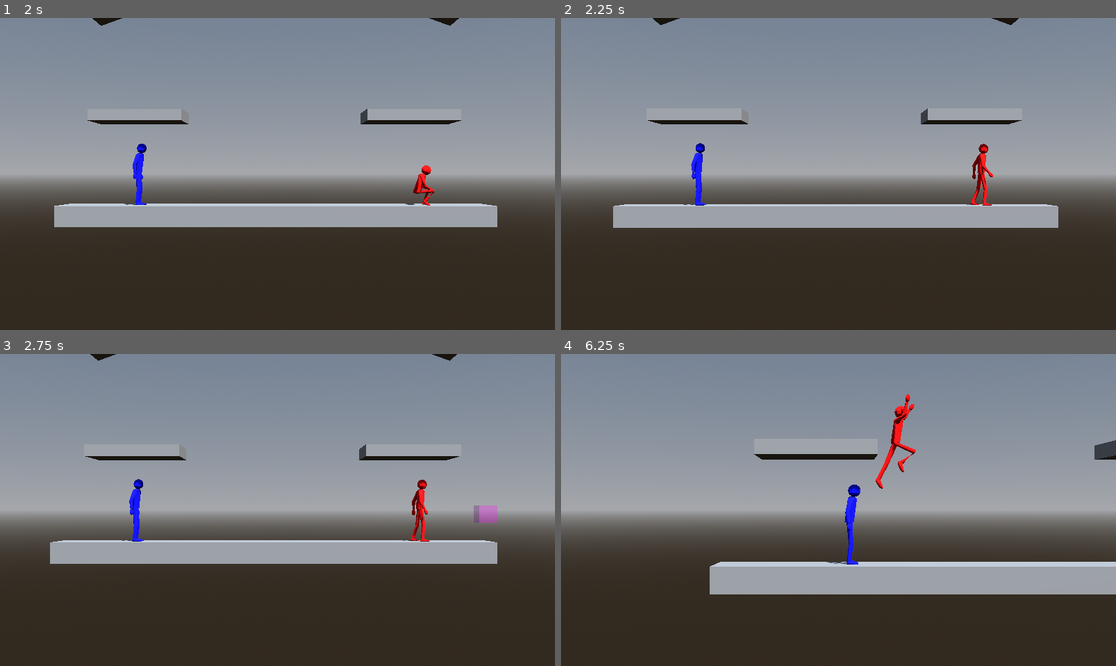
Above: before the commit, frames 1-4 (two rows, left to right).
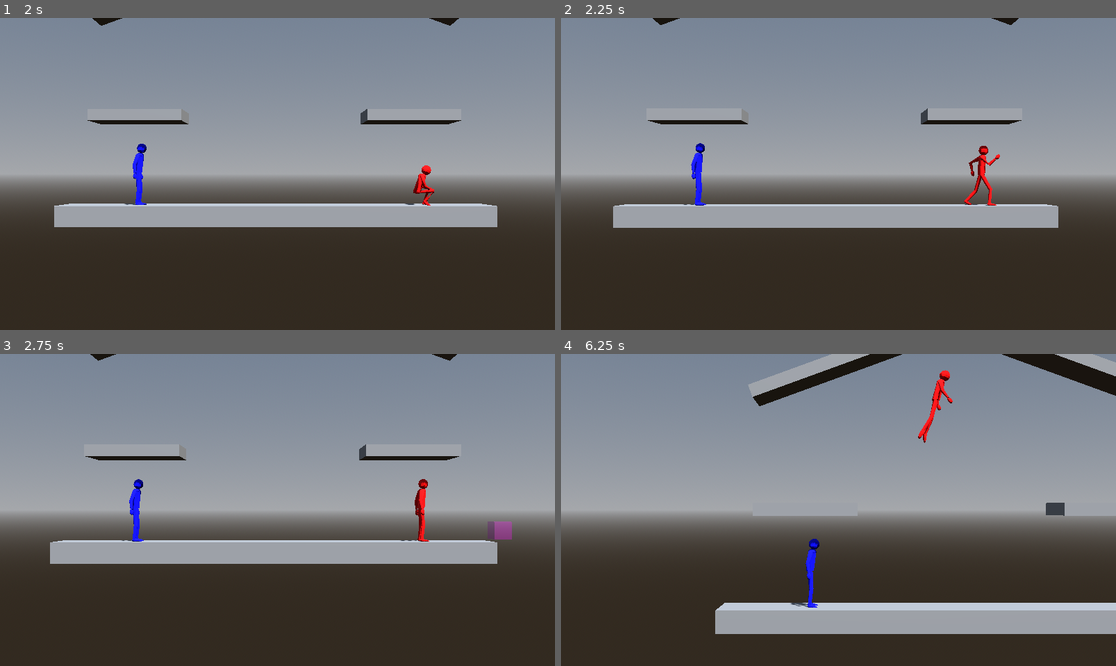
Above: after the commit, the same moments.

Repository: CocoMarck/SuperSmashTux
Game: Godot game, scene res://scenes/main.tscn
Same seed, same stepped clock (60 frames per second), same inputs: the game is played once before the commit and once after it.
Inputs:
- Up to frame 1 (2 s): hold Right (player1_move_right) 0.53-1.28 s; tap K (player1_attack) at 0.6 s; tap / (player1_jump) at 0.77, 1.52 s; hold Down (player1_move_down) from 1.28 s (still down); tap O (player1_grab) at 1.35 s
- Up to frame 2 (2.25 s): release Down (player1_move_down) at 2.03 s; hold Right (player1_move_right) from 2.03 s (still down); tap L (player1_power_attack) at 2.1 s
- Up to frame 3 (2.75 s): keep holding Right (player1_move_right)
- Up to frame 4 (6.25 s): release Right (player1_move_right) at 2.78 s; hold Up (player1_move_up) 2.78-3.53 s; tap P (player1_shield) at 2.85 s; tap / (player1_jump) at 3.02, 3.77, 4.52, 6.02 s; hold . (player1_walk) 3.53-4.28 s; hold Left (player1_move_left) 3.53-5.03 s; tap G (player2_attack) at 4.35 s; hold Down (player1_move_down) 5.03-5.78 s; tap H (player2_grab) at 5.1 s; hold Right (player1_move_right) from 5.78 s (still down); tap S (player2_move_down) at 5.85 s

Frame 1 is identical in both runs. In frame 2, 0.4% of the frame differs, in the area x 72-80%, y 40-61%; in frame 3, 0.7%; in frame 4, 20%, in the area x 26-100%, y 0-90%.

Commit message:
Contar veces precinando abajo, para desencer mas rapido, o traspasar plataforma.

Diff:
--- a/scripts/fighter.gd
+++ b/scripts/fighter.gd
@@ -456,6 +456,7 @@
 	# Inicializar ataque
 	_attack_count = 0 ## Contador de combo, si es que tiene.
 	_spawned_hitbox_ids.clear() ## Cada que se pone direccion de ataque, poner el clear de los hitbox id spawneados. Para poder spawnear varios si es que se requiere
+	_air_jump_time = 0 ## Quitar animacion de salto en el aire si es que existe.
 
 
 func _cancel_attack(signals: VerticalForceSignals, states: MoveStates):
@@ -582,7 +583,7 @@
 		if hitbox_time >= time_ratio:
 			_clean_hitboxes_damages()
 			var direction = Vector3(0,0,0)
-			direction.x = hitbox_move.direction.x * _x_not_zero_value
+			direction.x = hitbox_move.direction.x * _last_x_direction
 			direction.y = hitbox_move.direction.y * 0.1
 			if hitbox_time < time_ratio+hitbox_move.duration:
 				# Solo spawnear hitbox si no esta repetido. Se hace con id.
@@ -916,6 +917,8 @@
 		_hitstun_anim(delta, frame.vertical_force_signals)
 	elif _heavy_hitstun_active():
 		_heavy_hitstun_anim(delta, frame.vertical_force_signals)
+	elif _knocked_out():
+		_animation_player.play("knocked_out")
 	elif _holding_onto_the_ledge():
 		_ledge_grab_anim(delta)
 	elif _attacking():
--- a/scripts/helpers/game_balance.gd
+++ b/scripts/helpers/game_balance.gd
@@ -14,6 +14,7 @@
 
 # Person | Input
 const INPUT_BUFFER_WINDOW: float = 0.15
+const TIMES_PRESSING_DOWN: int = 2
 
 # Person | Agarre de orillas.
 const LEDGE_HANG_OFFSET := 0.3     # que tan separado de la orilla se queda colgado
--- a/scripts/person.gd
+++ b/scripts/person.gd
@@ -53,8 +53,13 @@
 var _knockback_friction: float = 20.0
 
 # Propiedades privadas | Multiples saltos
-var _max_jumps = 1
-var _jump_count = 0
+var _max_jumps : int = 1
+var _jump_count : int = 0
+
+# Propiedades privadas | Bajar de plataforma, o bajar rápido.
+var _down_count : int = 0
+var _last_can_down_hard : bool = false
+var _last_on_floor : bool = false
 
 # Propiedadas privadas | Estados posición
 var _direction: Vector3 = Vector3.ZERO
@@ -327,6 +332,9 @@
 func taking_damage() -> bool:
 	return _knockback_active() or _heavy_hitstun_active()
 
+func _can_down_hard():
+	return _down_count >= GameBalance.TIMES_PRESSING_DOWN
+
 func _move(delta: float, signals: VerticalForceSignals) -> MoveSignals:
 	'''
 	Movimientos.
@@ -365,18 +373,36 @@
 		if (_down_pressed or _up_pressed or _left_pressed or _right_pressed):
 			_direction_buffer_timer = GameBalance.INPUT_BUFFER_WINDOW
 
+
 	# Variables | Direccion de movimiento horizontal
 	# Solo actualizar direccion en el piso.
 	_direction = _get_move_direction()
 
-	# En caida | Descender o no mas rapido.
+	# En caida | Descender o no mas rapido. Traspasar one way platform o no.
+	if _down_pressed: # Contar veces precinando abajo.
+		_down_count += 1
+
 	if signals.on_floor:
 		_fall_acceleration_multiplier = 1
-	else:
-		if _move_down:
+		# Resetear conteo por first frame on floor
+		if _last_on_floor == false:
+			_down_count = 0
+		_last_on_floor = true
+	else:
+		if _can_down_hard():
 			_fall_acceleration_multiplier = 2
 		if can_jump:
 			_fall_acceleration_multiplier = 1
+		_last_on_floor = false
+		# Resetear conteo por first frame en el aire.
+		if _air_count == delta:
+			_down_count = 0
+
+	# Reiniciar conteo `can_down_hard`. Establecer ultimo estado de bajada rapida.
+	_last_can_down_hard = false
+	if _can_down_hard():
+		_down_count = 0
+		_last_can_down_hard = true
 
 	# En el piso
 	if signals.on_floor:
@@ -807,7 +833,7 @@
 	Agrupa gravity move states.
 	'''
 	var vertical_force_signals = _vertical_force(
-		delta, (_down_pressed and _heavy_hitstun_active() == false), _fall_acceleration_multiplier
+		delta, (_last_can_down_hard and _heavy_hitstun_active() == false), _fall_acceleration_multiplier
 	)
 	var move_signals = _move(delta, vertical_force_signals)
 	var move_states = _get_move_states(move_signals)
@@ -871,6 +897,8 @@
 		_hitstun_anim(delta, frame.vertical_force_signals)
 	elif _heavy_hitstun_active():
 		_heavy_hitstun_anim(delta, frame.vertical_force_signals)
+	elif _knocked_out():
+		_animation_player.play("knocked_out")
 	elif _holding_onto_the_ledge():
 		_ledge_grab_anim(delta)
 	else:
--- a/scripts/player.gd
+++ b/scripts/player.gd
@@ -40,4 +40,4 @@
 	_walk = Input.is_action_pressed(input_map.walk)
 	_grab = Input.is_action_just_pressed(input_map.grab)
 	_shield = Input.is_action_pressed(input_map.shield)
-	_power_attack = Input.is_action_pressed(input_map.power_attack)
+	_power_attack = Input.is_action_just_pressed(input_map.power_attack)
--- a/scripts/power_fighter.gd
+++ b/scripts/power_fighter.gd
@@ -7,15 +7,51 @@
 # Propiedades privadas | Power attacks
 var _power_attacks: PowerAttacks = PowerAttacks.new({
 	"standard" : FightMove.new({
-		"name": &"neutral_attack1", "duration": 0.625, "speed": Vector3(0,0,0),
-		"air_attack": false,
+		"name": &"power_attack", "duration": 0.5833, "speed": Vector3(0,0,0),
+		"air_attack": false, "override_horizontal_move": true,
 		"hitboxes_moves": [
 			HitboxMove.new({
 				"id": 1, "damage": 10, "size": Vector3(0.5,0.5,0.5),
 				"position": Vector3(0.8,0.3,0), "direction": Vector3(0.25,0.3,0),
-				"init_time_ratio": 0.6, "duration": 2.0,
+				"init_time_ratio": 0.5, "duration": 2.0,
 				"use_gravity": true, "speed": 20, "bounce": true, "bounce_impulse": 8.0, "fall_acceleration": 20,
 			})
+		]
+	}),
+	"down": FightMove.new({
+		"name": &"down_power_attack", "duration": 0.8333, "speed": Vector3(0,0,0),
+		"air_attack": false, "override_horizontal_move": true,
+		"hitboxes_moves": [
+			HitboxMove.new({
+				"id": 1, "damage": 5, "size": Vector3(0.5,0.5,0.5),
+				"position": Vector3(0.8,0.3,0), "direction": Vector3(-1,0.25,0),
+				"init_time_ratio": 0.15, "duration": 0.1
+			}),
+			HitboxMove.new({
+				"id": 2, "damage": 5, "size": Vector3(0.5,0.5,0.5),
+				"position": Vector3(-0.8,0.3,0), "direction": Vector3(1,0.25,0),
+				"init_time_ratio": 0.15, "duration": 0.1
+			}),
+			HitboxMove.new({
+				"id": 3, "damage": 5, "size": Vector3(0.5,0.5,0.5),
+				"position": Vector3(0.8,0.3,0), "direction": Vector3(-1,0.25,0),
+				"init_time_ratio": 0.35, "duration": 0.1
+			}),
+			HitboxMove.new({
+				"id": 4, "damage": 5, "size": Vector3(0.5,0.5,0.5),
+				"position": Vector3(-0.8,0.3,0), "direction": Vector3(1,0.25,0),
+				"init_time_ratio": 0.35, "duration": 0.1
+			}),
+			HitboxMove.new({
+				"id": 5, "damage": 5, "size": Vector3(0.5,0.5,0.5),
+				"position": Vector3(0.8,0.3,0), "direction": Vector3(-1,1,0),
+				"init_time_ratio": 0.4, "duration": 0.1
+			}),
+			HitboxMove.new({
+				"id": 6, "damage": 5, "size": Vector3(0.5,0.5,0.5),
+				"position": Vector3(-0.8,0.3,0), "direction": Vector3(1,1,0),
+				"init_time_ratio": 0.4, "duration": 0.1
+			}),
 		]
 	}),
 	"up" : FightMove.new({
@@ -29,6 +65,54 @@
 				"position": Vector3(0.3,0.9,0), "direction": Vector3(0.75,0.75,0),
 				"init_time_ratio": 0.5, "duration": 0.2
 			})
+		]
+	}),
+	"air_standard" : FightMove.new({
+		"name": &"air_power_attack", "duration": 0.5833, "speed": Vector3(0,0,0),
+		"air_attack": true, "override_horizontal_move": false,
+		"hitboxes_moves": [
+			HitboxMove.new({
+				"id": 1, "damage": 10, "size": Vector3(0.5,0.5,0.5),
+				"position": Vector3(0.8,0.3,0), "direction": Vector3(0.25,0.3,0),
+				"init_time_ratio": 0.5, "duration": 2.0,
+				"use_gravity": true, "speed": 20, "bounce": true, "bounce_impulse": 8.0, "fall_acceleration": 20,
+			})
+		]
+	}),
+	"air_down": FightMove.new({
+		"name": &"air_down_power_attack", "duration": 0.8333, "speed": Vector3(0,0,0),
+		"air_attack": true, "override_horizontal_move": false,
+		"hitboxes_moves": [
+			HitboxMove.new({
+				"id": 1, "damage": 5, "size": Vector3(0.5,0.5,0.5),
+				"position": Vector3(0.8,0.3,0), "direction": Vector3(-1,0.25,0),
+				"init_time_ratio": 0.15, "duration": 0.1
+			}),
+			HitboxMove.new({
+				"id": 2, "damage": 5, "size": Vector3(0.5,0.5,0.5),
+				"position": Vector3(-0.8,0.3,0), "direction": Vector3(1,0.25,0),
+				"init_time_ratio": 0.15, "duration": 0.1
+			}),
+			HitboxMove.new({
+				"id": 3, "damage": 5, "size": Vector3(0.5,0.5,0.5),
+				"position": Vector3(0.8,0.3,0), "direction": Vector3(-1,0.25,0),
+				"init_time_ratio": 0.35, "duration": 0.1
+			}),
+			HitboxMove.new({
+				"id": 4, "damage": 5, "size": Vector3(0.5,0.5,0.5),
+				"position": Vector3(-0.8,0.3,0), "direction": Vector3(1,0.25,0),
+				"init_time_ratio": 0.35, "duration": 0.1
+			}),
+			HitboxMove.new({
+				"id": 5, "damage": 5, "size": Vector3(0.5,0.5,0.5),
+				"position": Vector3(0.8,0.3,0), "direction": Vector3(-1,1,0),
+				"init_time_ratio": 0.4, "duration": 0.1
+			}),
+			HitboxMove.new({
+				"id": 6, "damage": 5, "size": Vector3(0.5,0.5,0.5),
+				"position": Vector3(-0.8,0.3,0), "direction": Vector3(1,1,0),
+				"init_time_ratio": 0.4, "duration": 0.1
+			}),
 		]
 	}),
 	"air_up" : FightMove.new({
@@ -52,10 +136,16 @@
 	# En el piso
 	if states.neutral_up:
 		_current_attack = _power_attacks.up
+	elif states.neutral_crouch:
+		_current_attack = _power_attacks.down
 	elif states.neutral or states.walking or states.running or states.crouch_move:
 		_current_attack = _power_attacks.standard
 	elif states.air_up:
 		_current_attack = _power_attacks.air_up
+	elif states.air_down:
+		_current_attack = _power_attacks.air_down
+	elif states.rising or states.falling or states.jumping:
+		_current_attack = _power_attacks.air_standard
 
 # Remplazando funciones.
 func _process_attack(direction_buffered: bool, states: MoveStates) -> void:
Binary file changed: assets/standard_character_a_pose.glb
Not shown, changed: docs/asset-personaje.md
